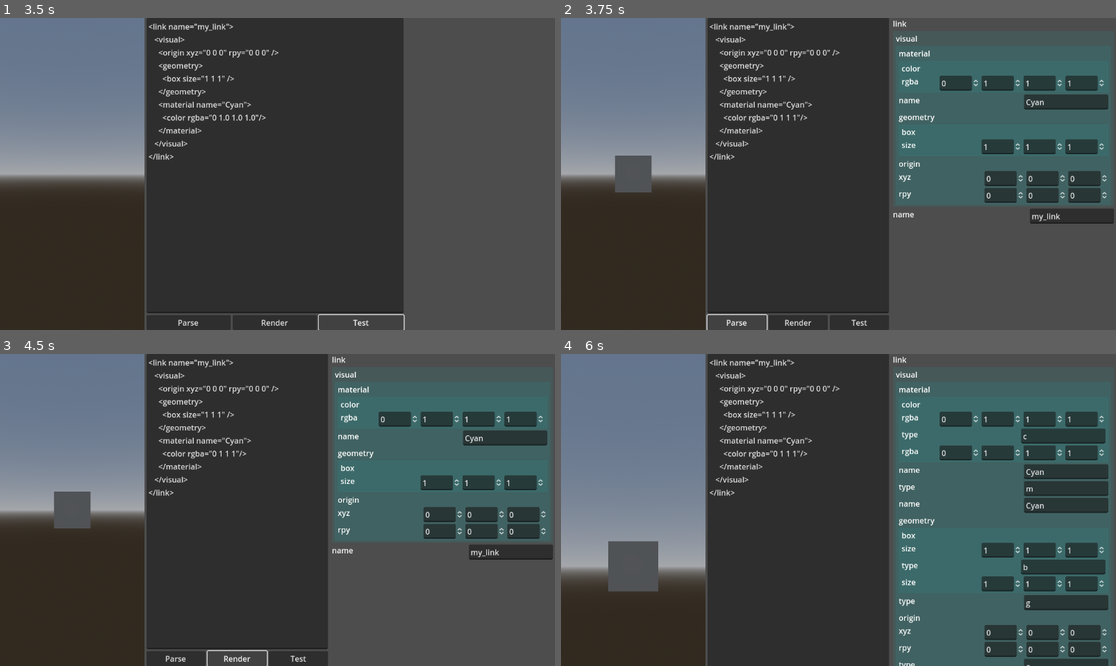
Above: before the commit, frames 1-4 (two rows, left to right).
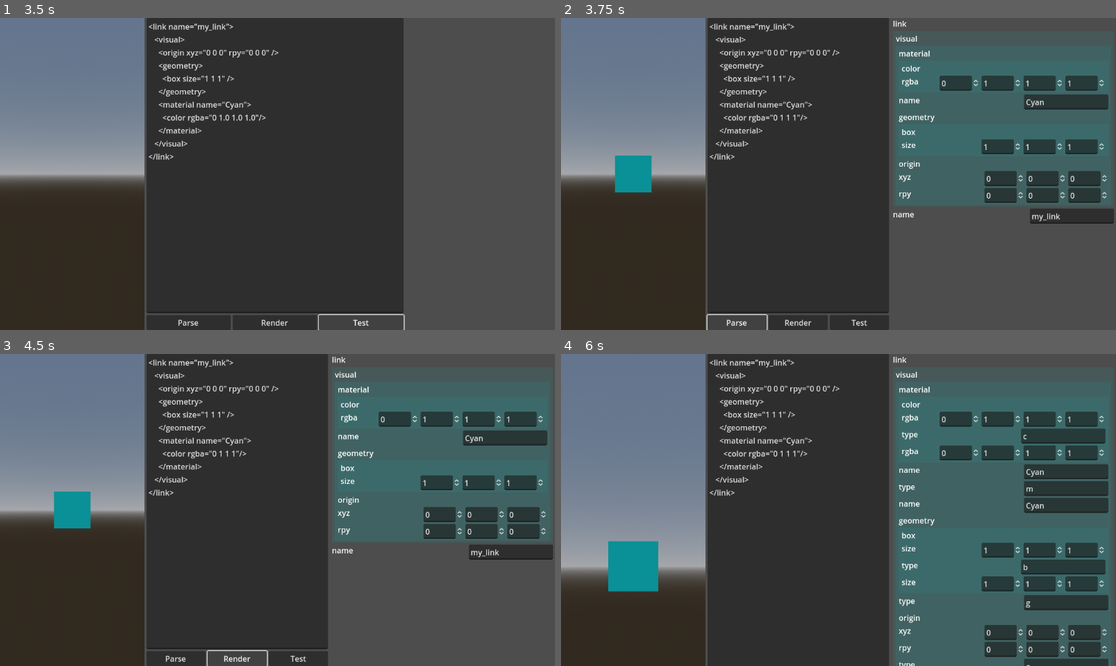
Above: after the commit, the same moments.

Repository: v9v/vurdfe
Game: Godot game, scene res://Main.tscn
The game is run twice, just before and just after one commit, with the same random seed, the same clock (stepped at 60 frames per second) and the same inputs.
Inputs (mouse positions are in pixels of both pictures, inside the frame that each line leads up to):
- Up to frame 1 (3.5 s): click (277, 164) at 0.52 s; type "Alex" at 0.6 s; click "Parse" at 1.25 s; click "Render" at 2 s; click "Test" at 2.75 s
- Up to frame 2 (3.75 s): click "Parse" at 3.5 s
- Up to frame 3 (4.5 s): click "Render" at 4.25 s
- Up to frame 4 (6 s): click "Test" at 5 s; click "Parse" at 5.75 s

Frame 1 is identical in both runs. In frame 2, 0.8% of the frame differs, in the area x 9-17%, y 44-56%; in frame 3, 0.8%; in frame 4, 1.5%, in the area x 8-18%, y 59-77%.
Error in both runs: Invalid access of index '0' on a base object of type: 'Array'. (res://urdf_parser.gd:148)

Commit message:
add material color support

Diff:
--- a/Link.gd
+++ b/Link.gd
@@ -14,11 +14,11 @@
 	var xyz:Vector3
 	var rpy:Vector3
 
-class Colorurdf:
-	var r:float
-	var g:float
-	var b:float
-	var a:float
+#class Colorurdf:
+#	var r:float
+#	var g:float
+#	var b:float
+#	var a:float
 
 class Massurdf:
 	var value:float
@@ -42,7 +42,7 @@
 
 class Materialurdf:
 	var matname:String
-	var color:Colorurdf
+	var color:Color
 	#TODO: add texture here for texture support
 
 class Inertial:
@@ -87,11 +87,14 @@
 	var link_node=Node3D.new()
 	link_node.set_name(link_name)
 
+	var vis_geo
+
 	#visual node creation
 	match visual.geometry.type:
 		GeoTypeurdf.box:
 			if visual.geometry.size:
-				var vis_geo = CSGBox3D.new()
+				vis_geo = CSGBox3D.new()
+				vis_geo.set_name("vis_geo")
 				link_node.add_child(vis_geo)
 				#set box size.
 				#TODO: verify that x,y,z assignments are correct here!
@@ -105,7 +108,8 @@
 				print("box created!")
 		GeoTypeurdf.cylinder:
 			if visual.geometry.radius and visual.geometry.length:
-				var vis_geo = CSGCylinder3D.new()
+				vis_geo = CSGCylinder3D.new()
+				vis_geo.set_name("vis_geo")
 				link_node.add_child(vis_geo)
 				#set cylinder size
 				vis_geo.radius=visual.geometry.radius
@@ -117,7 +121,8 @@
 				print("cylinder created!")
 		GeoTypeurdf.sphere:
 			if visual.geometry.radius:
-				var vis_geo = CSGSphere3D.new()
+				vis_geo = CSGSphere3D.new()
+				vis_geo.set_name("vis_geo")
 				link_node.add_child(vis_geo)
 				#set sphere size
 				vis_geo.radius=visual.geometry.radius
@@ -130,4 +135,9 @@
 			pass #not implemented
 		_:
 			pass
+
+	if visual.material.matname:
+		vis_geo.material=StandardMaterial3D.new()
+		vis_geo.material.albedo_color=visual.material.color
+
 	add_child(link_node)
--- a/Link.tscn
+++ b/Link.tscn
@@ -1,6 +1,6 @@
-[gd_scene load_steps=2 format=2]
+[gd_scene load_steps=2 format=3 uid="uid://co21kj3gumsv8"]
 
-[ext_resource path="res://Link.gd" type="Script" id=1]
+[ext_resource type="Script" path="res://Link.gd" id="1"]
 
 [node name="Link" type="Node3D"]
-script = ExtResource( 1 )
+script = ExtResource("1")
--- a/urdf_renderer.gd
+++ b/urdf_renderer.gd
@@ -14,16 +14,15 @@
 	for sublevel in link["children"]:
 		match sublevel["type"]:
 			"visual":
-				#match i["children"]["
-				for property in sublevel["children"]:
-					match property["type"]:
+				for visproperty in sublevel["children"]:
+					match visproperty["type"]:
 						"origin":
-							var xyz_list=property["xyz"][0].split(" ")
+							var xyz_list=visproperty["xyz"][0].split(" ")
 							linknode.visual.origin.xyz=Vector3(float(xyz_list[0]),float(xyz_list[1]),float(xyz_list[2]))
-							var rpy_list=property["rpy"][0].split(" ")
+							var rpy_list=visproperty["rpy"][0].split(" ")
 							linknode.visual.origin.rpy=Vector3(float(rpy_list[0]),float(rpy_list[1]),float(rpy_list[2]))
 						"geometry":
-							var object=property["children"][0]
+							var object=visproperty["children"][0]
 							match object["type"]:
 								"box":
 									linknode.visual.geometry.type=GeoTypeurdf.box
@@ -41,6 +40,15 @@
 									pass
 								_:
 									pass
+						"material":
+							linknode.visual.material.matname=visproperty["name"][0]
+							for matproperty in visproperty["children"]:
+								match matproperty["type"]:
+									"color":
+										var color=matproperty["rgba"][0].split(" ")
+										linknode.visual.material.color=Color(float(color[0]),float(color[1]),float(color[2]),float(color[3]))
+									_:
+										pass
 						_:
 							pass
 			_:
